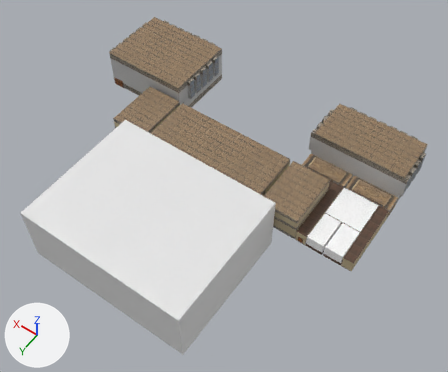
An edit to the Blender file res/models/pb_lobby/pb_lobby.blend, drawn before and after from the same camera.
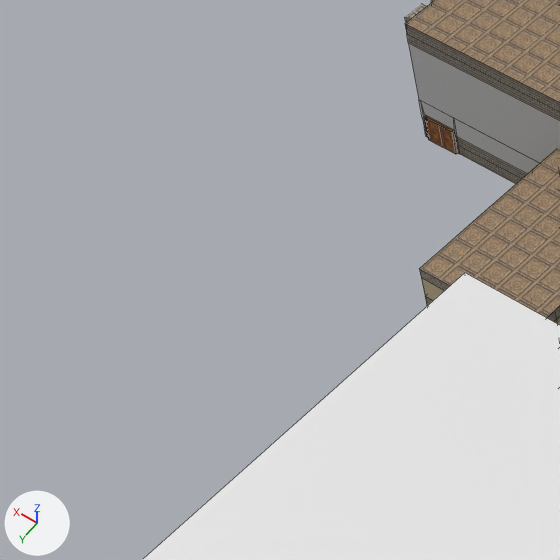
Each version appears first whole from a camera (50 mm lens) standing at (-65.8, 80.1, 133.0) and looking at (-6.2, -3.5, 1.8), and next in a close-up on the part from 0% to 34% of the width and 12% to 53% of the height. The axes (+X, +Y, +Z) are drawn at lower left. The lights are the same throughout. The close-ups show mesh edges as thin lines.
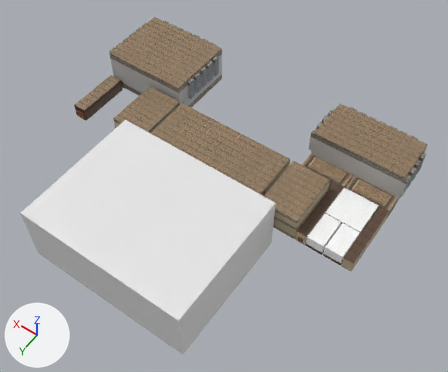
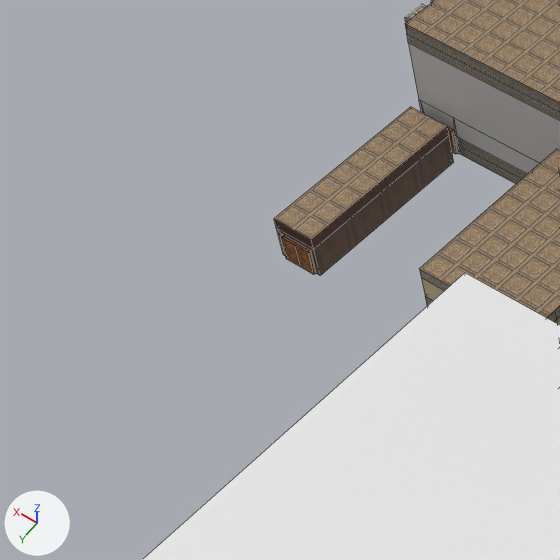
Commit message: update pb lobby

What differs and where, as boxes [x1, y1, x2, y2] in the close-ups (560 x 560 px):
'Cube.019', added (brown): after [274, 107, 447, 240]
'Cube.017', added (brown): after [276, 136, 454, 276]
'Cube.020', added (brown): after [274, 126, 449, 249]
'Plane.200', added (brown): after [281, 237, 314, 275]
'Plane.201', added: after [281, 234, 316, 274]

What changed in the scene script:
```text
Add img_celing4_png:
    img_celing4_png = load_image('celing4.png', 'celing4.png', 32, 32, 'sRGB')
Add mat_ceiling4:
    mat_ceiling4 = principled_material('ceiling4')
    mat_ceiling4.texture = img_celing4_png
Add me_cube_012:
    me_cube_012.from_pydata(...)  # 8 vertices, 4 faces; spans x -2.0..2.0, y -1.0..15.0, z 3.0..4.0
    me_cube_012.materials.append(mat_ceiling4)  # picture img_celing4_png
Add me_cube_011:
    me_cube_011.from_pydata(...)  # 4 vertices, 1 face; spans x -2.0..2.0, y -1.0..15.0, z 4.0
    me_cube_011.materials.append(mat_ceiling1)  # picture img_ceiling1_png
Add me_cube_009:
    me_cube_009.from_pydata(...)  # 16 vertices, 8 faces; spans x -2.0..2.0, y -1.0..15.0, z 0.0..3.0
    me_cube_009.materials.append(mat_ceiling2)  # picture img_ceiling2_png
Add ob_plane_201:
    ob_plane_201 = bpy.data.objects.new('Plane.201', me_plane_211.copy())  # the mesh of ob_plane_197
    ob_plane_201.location = (44.0, -0.8, 0.0)
    ob_plane_201.rotation_euler = (0.0, 0.0, -3.142)  # degrees (0, 0, -180)
Add ob_plane_200:
    ob_plane_200 = bpy.data.objects.new('Plane.200', me_plane_210.copy())  # the mesh of ob_plane_196
    ob_plane_200.location = (44.0, -0.8, 0.0)
    ob_plane_200.rotation_euler = (0.0, 0.0, -3.142)  # degrees (0, 0, -180)
Add ob_cube_020:
    ob_cube_020 = bpy.data.objects.new('Cube.020', me_cube_012)
    ob_cube_020.location = (44.0, -16.0, 0.0)
Add ob_cube_019:
    ob_cube_019 = bpy.data.objects.new('Cube.019', me_cube_011)
    ob_cube_019.location = (44.0, -16.0, 0.0)
Add ob_cube_017:
    ob_cube_017 = bpy.data.objects.new('Cube.017', me_cube_009)
    ob_cube_017.location = (44.0, -16.0, 0.0)
```
